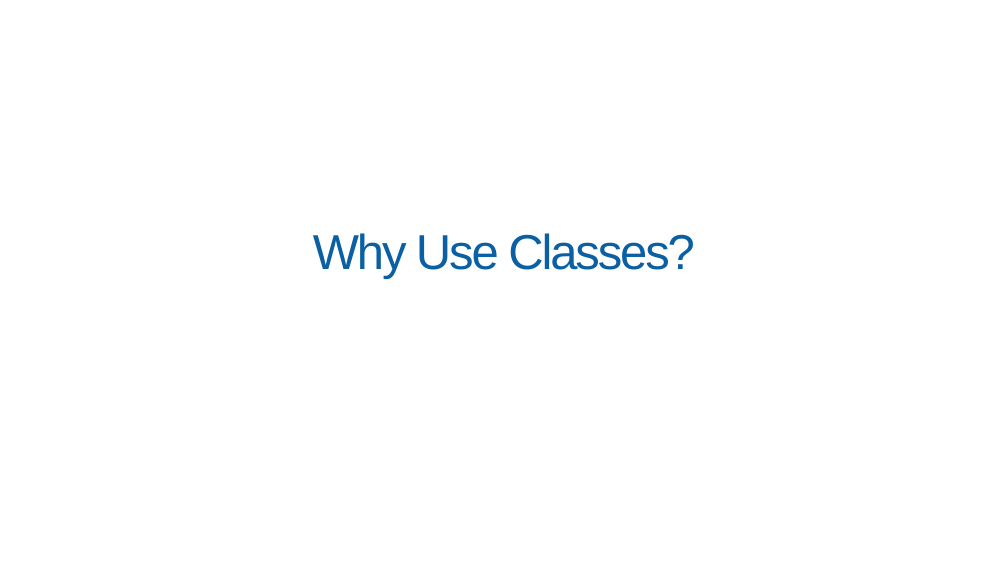
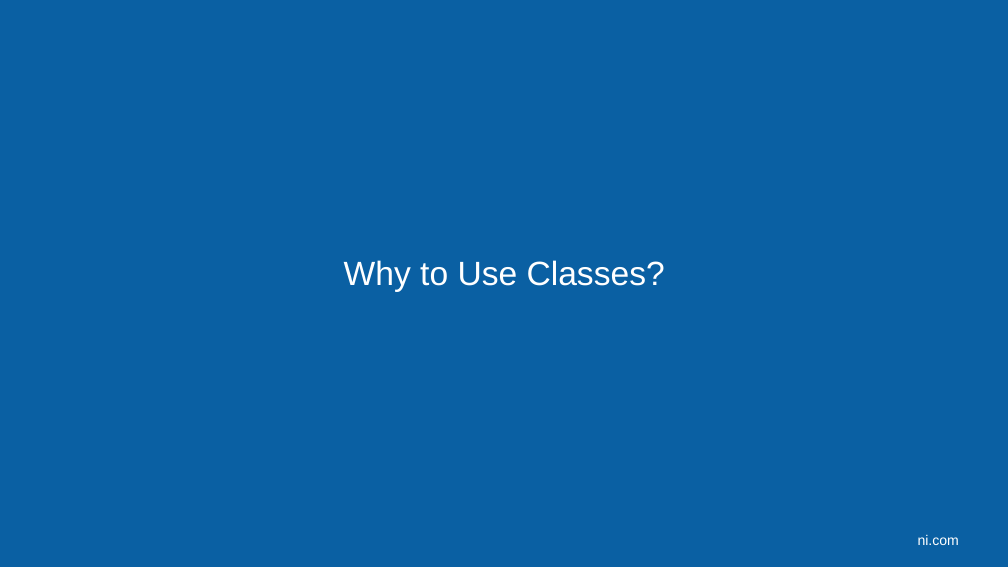
Before and after one commit to LabVIEW-DCAF/Documentation, a slide deck: slide 23 of Trunk/Getting Started Material/DCAF Training/2 Demystifying LabVIEW Object Oriented.pptx (slide 17 before the commit). Drawn at 1008x567 pixels with LibreOffice and Linux fonts; fonts in the diff are those of the drawing; background and template pictures are left out. Boxes give left, top, right and bottom in pixels: in the first picture for what was removed or moved away, otherwise in the second. Text is boxed around its words. In the diff, an @@ line names an element or a change of style, - is before the commit and + after.

```diff
--- a/Trunk/Getting Started Material/DCAF Training/2 Demystifying LabVIEW Object Oriented.pptx
+++ b/Trunk/Getting Started Material/DCAF Training/2 Demystifying LabVIEW Object Oriented.pptx
@@ rectangle added at bbox=[0, 0, 1008, 567], fill #0A60A3 @@
@@ text "Why to Use Classes?" at bbox=[344, 260, 665, 292]: vertical alignment bottom to middle @@
@@ text at bbox=[344, 260, 665, 292]: text changed; size 46.7 to 32 pt; text colour #0A60A3 to #FFFFFF @@
-Why Use Classes?
+Why to Use Classes?
@@ text added at bbox=[918, 535, 959, 545], 13.3 pt, text #FFFFFF @@
+ni.com
```
Also in this commit, not shown: 8 other slides changed, 18 slides added, 1 slide removed.
